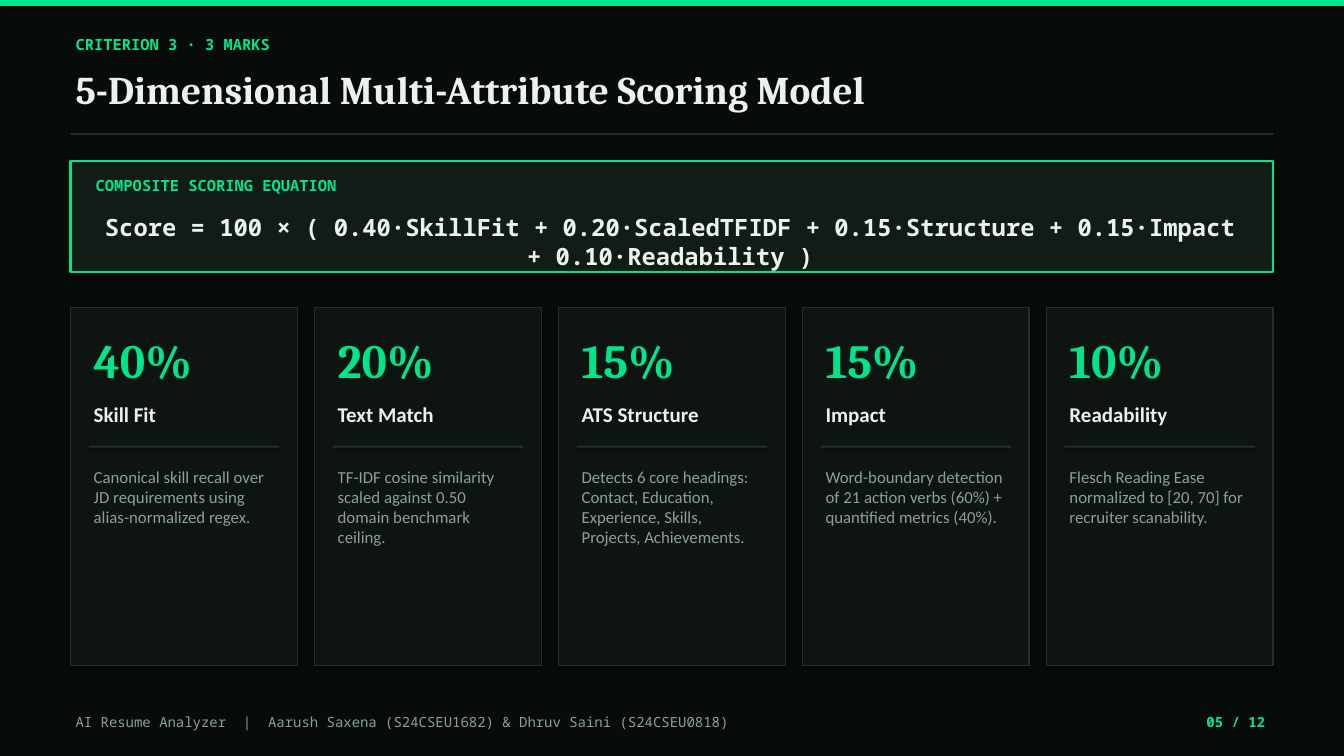
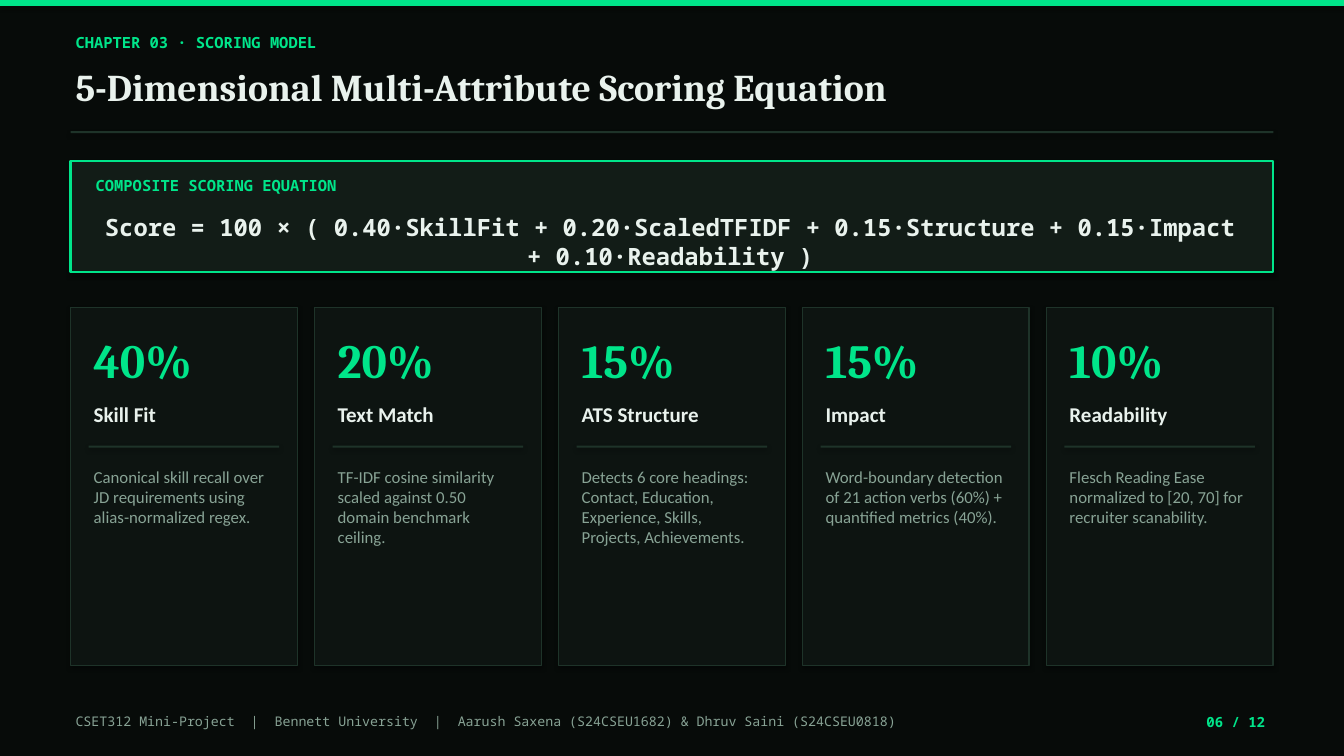
Before and after one commit to dhruvsaini-code/resume_analyzer, a slide deck: slide 6 of AI_Resume_Analyzer_Presentation.pptx (slide 5 before the commit). Drawn at 1344x756 pixels with LibreOffice and Linux fonts; fonts in the diff are those of the drawing. Boxes give left, top, right and bottom in pixels: in the first picture for what was removed or moved away, otherwise in the second. Text is boxed around its words. In the diff, an @@ line names an element or a change of style, - is before the commit and + after.

Commit message:
Update PowerPoint presentation with CSET312 alignment and embedded diagrams

```diff
--- a/AI_Resume_Analyzer_Presentation.pptx
+++ b/AI_Resume_Analyzer_Presentation.pptx
@@ text at [76,37,316,48]: text changed @@
-CRITERION 3 · 3 MARKS
+CHAPTER 03 · SCORING MODEL
@@ text at [76,74,886,110]: text changed; size 28 to 27 pt @@
-5-Dimensional Multi-Attribute Scoring Model
+5-Dimensional Multi-Attribute Scoring Equation
@@ text at [76,716,896,729]: text changed; size 10 to 9.5 pt @@
-AI Resume Analyzer | Aarush Saxena (S24CSEU1682) & Dhruv Saini (S24CSEU0818)
+CSET312 Mini-Project | Bennett University | Aarush Saxena (S24CSEU1682) & Dhruv Saini (S24CSEU0818)
@@ text at [1206,717,1265,727]: text changed @@
-05 / 12
+06 / 12
```
Also in this commit, not shown: 10 other slides changed, 1 slide added, 1 slide removed.
